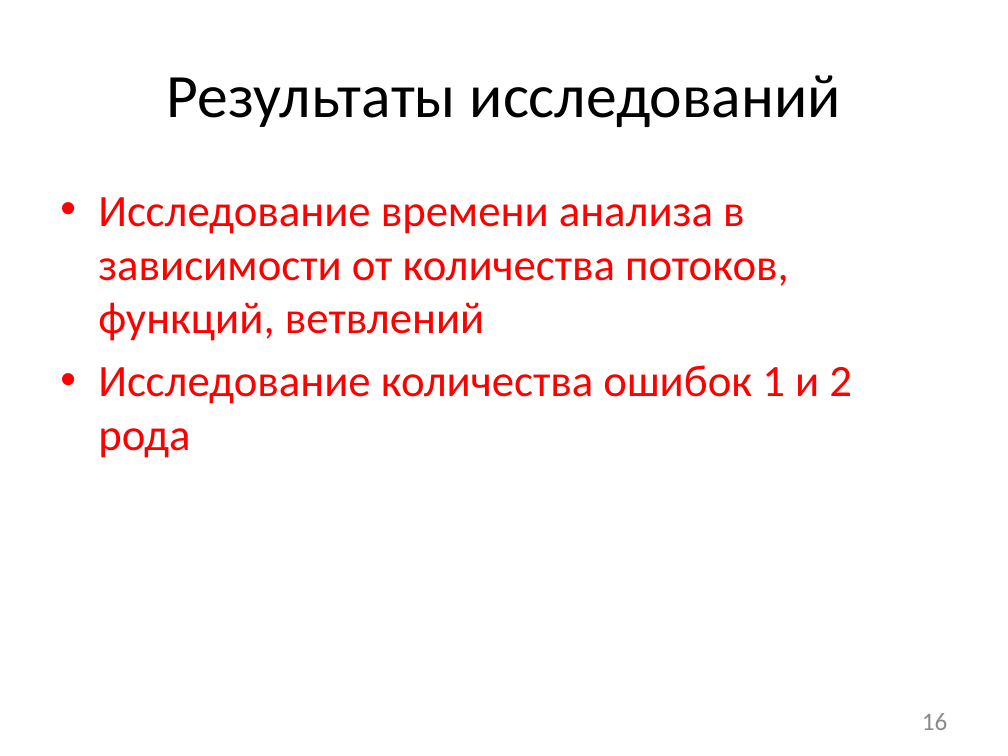
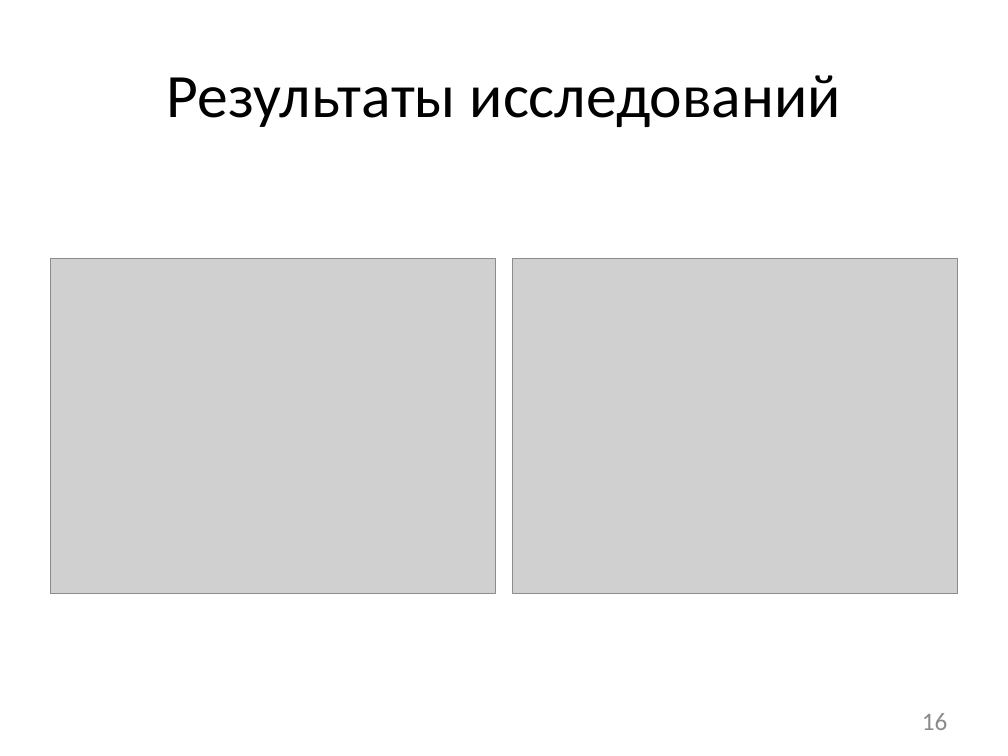
Before and after one commit to afrolovskiy/diplom, a slide deck: slide 16 of presentations/diplom/static race detection.pptx. Drawn at 1008x756 pixels with LibreOffice and Linux fonts; fonts in the diff are those of the drawing; grey boxes stand for pictures. Boxes give left, top, right and bottom in pixels: in the first picture for what was removed or moved away, otherwise in the second. Text is boxed around its words. In the diff, an @@ line names an element or a change of style, - is before the commit and + after.

Commit message:
presentation

```diff
--- a/presentations/diplom/static race detection.pptx
+++ b/presentations/diplom/static race detection.pptx
@@ text removed at [98, 197, 852, 458] @@
-• Исследование времени анализа в зависимости от количества потоков, функций, ветвлений
-• Исследование количества ошибок 1 и 2 рода
@@ picture added at [50, 258, 496, 594] @@
@@ picture added at [512, 258, 958, 594] @@
```
Also in this commit, not shown: 1 other slide changed, 2 slides added, 2 other files.
